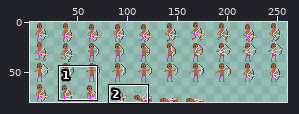
Two states of a sprite sheet, Assets/Sprites/Units/Archer/Archer.png. The first picture is a wide view before the edit; the outline marks the close-up.
Close-up. The starting point:
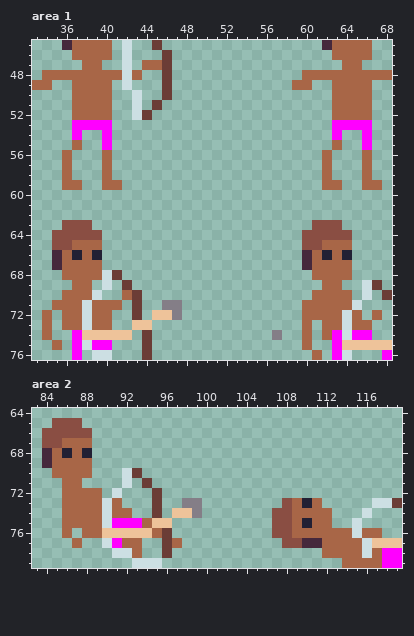
The file is 260x80 pixels. Shown: area 1: x 33..68, y 45..76; area 2: x 83..119, y 64..79. The wide view leaves out empty margins. The commit also changed other parts of the picture, which this record leaves out.
The result:
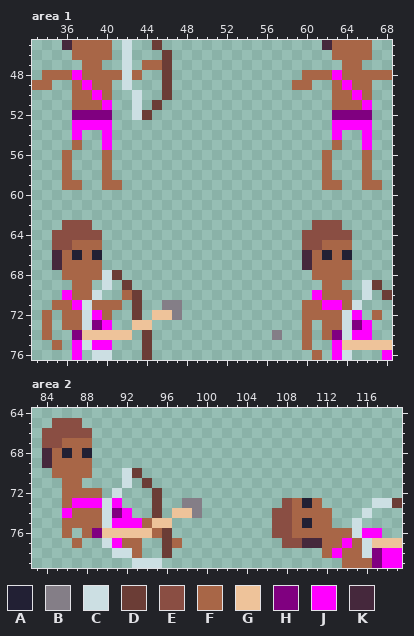
Palette (. is transparent): A #222034  B #847e87  C #ccdfe3  D #6b3d36  E #8a4e43  F #a86647  G #eec39a  H #800080  J #ff00ff  K #45283c
What changed:
Area 1:
Colour F becomes colour H in row 52 at x 37 to 40 and 63 to 66; in row 73 at x 39 and 65.
Colour J becomes colour H in row 74 at x 37 and 63.
Colour F becomes colour J in row 48 at x 37 and 63; in row 49 at x 38 and 64; in row 50 at x 39 and 65; in row 51 at x 40 and 66; in row 70 at x 36 and 61; in row 71 at x 37 and 62 to 63.
Colour F becomes colour J in row 72 at x 39 and 65; in row 73 at x 40 and 66.
Area 2:
Colour F becomes colour H in row 74 at x 91; in row 76 at x 89; in rows 78 to 79 at x 117.
Colour F becomes colour J in row 73 at x 87 to 89 and 91; in row 74 at x 86 and 92; in row 76 at x 116 to 117; in row 77 at x 114; in row 78 at x 113.
Pixel boxes of the changes (left, top, right, bottom) in both close-ups:
changed: (72, 70, 112, 120)
changed: (332, 70, 372, 120)
changed: (62, 290, 112, 340)
changed: (312, 290, 372, 340)
changed: (62, 498, 132, 538)
changed: (332, 528, 382, 568)
